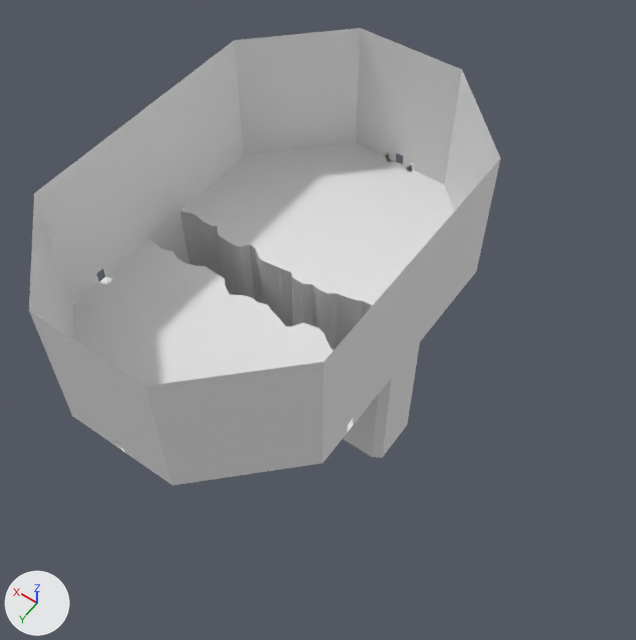
What one commit did to the FBX model Assets/Design/Models/Environment/Dungeon/Undercrypt Room 2.fbx.
The view is the same before and after, from a 50 mm lens placed at (-72.3, 48.5, 134.4), pointed at (-12.0, -35.9, 1.7). The lights are fixed; the arrows at lower left show +X, +Y and +Z. Where no turn or scale is listed for an object, it has been applied to the vertices.

Objects in the first picture: 'Undercrypt Room 2'.
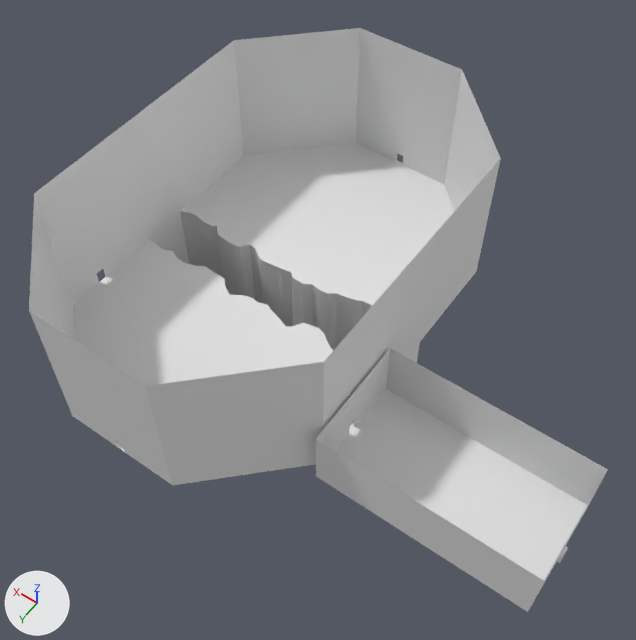
The newer file is also turned or shifted as a whole; pictures and numbers use the older file's frame.

Pixel boxes (x1, y1, x2, y2) of what changed, in the pictures (636 x 640 px):
'Undercrypt Room 2', reshaped (23% wider, 28% taller)
    before: (29, 28, 501, 485)
    after: (29, 28, 608, 612)
part 1 of me_undercrypt_room_2, added
    after: (316, 348, 608, 612)

The change, as a list of edits to the scene's bpy script:
```text
Change me_undercrypt_room_2:
    used by ob_undercrypt_room_2; location = (0.0, 0.0, 0.0)
    remove me_undercrypt_room_2.from_pydata(...)  # 2224 vertices, 2149 faces; spans x -30.0..30.0, y -84.0..6.0, z -30.0..30.0
    add me_undercrypt_room_2.from_pydata(...)  # 2612 vertices, 2505 faces; spans x -71.0..30.0, y -84.5..6.0, z -30.0..30.0
    me_undercrypt_room_2 part 1: 384 vertices added at x -71.0..-30.0, y -31.3..-9.5, z 0.0..12.5
```
